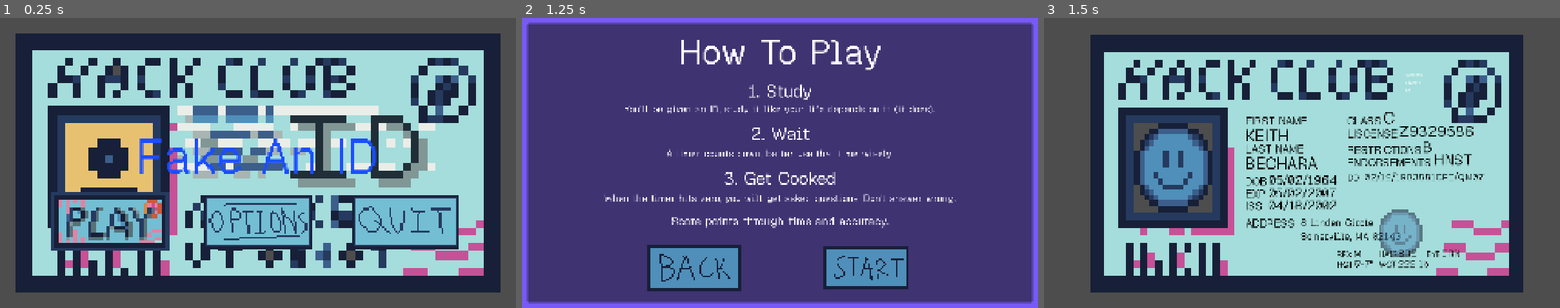
Above: before the commit, frames 1-3 (left to right).
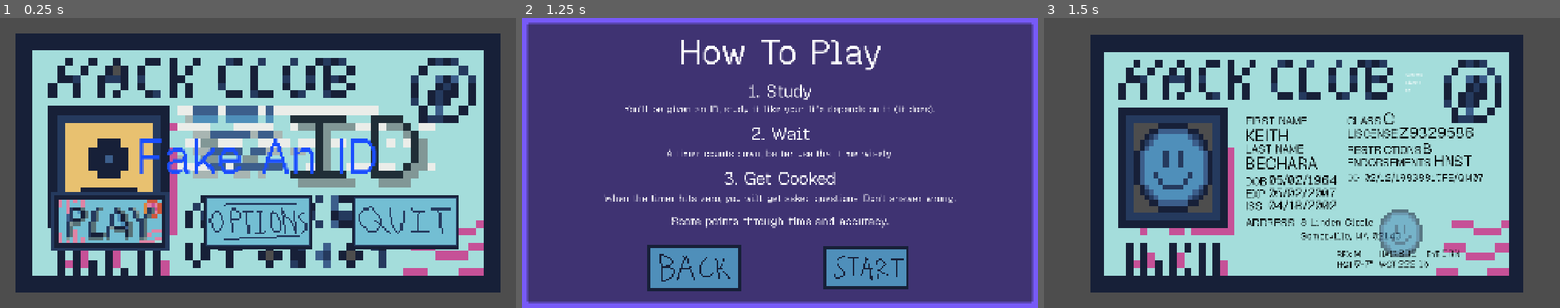
Above: after the commit, the same moments.

Repository: itstntcraft123/fake-an-id
Game: Godot game, scene res://scenes/main_menu.tscn
The game is run twice, just before and just after one commit, with the same random seed, the same clock (stepped at 60 frames per second) and the same inputs.
Inputs:
- Up to frame 1 (0.25 s): no input
- Up to frame 2 (1.25 s): click "[color=#ffffff00]> [/color][c…" at 0.5 s
- Up to frame 3 (1.5 s): click "[color=#ffffff00]> [/color][c…" at 1.25 s

Frames 1-2 are identical in both runs. In frame 3, 1.2% of the frame differs, in the area x 39-86%, y 32-78%.

Commit message:
changed some positionings
now id card looks more aligned

Diff:
--- a/scenes/game.tscn
+++ b/scenes/game.tscn
@@ -51,9 +51,9 @@
 [node name="DriversClass" type="Label" parent="UI/IDCard/DriversClassLabel" unique_id=2102863602]
 layout_mode = 0
 offset_left = 134.0
-offset_top = -24.0
+offset_top = -20.0
 offset_right = 937.0
-offset_bottom = 55.0
+offset_bottom = 59.0
 theme_override_colors/font_color = Color(0, 0, 0, 1)
 theme_override_font_sizes/font_size = 60
 text = "[class]"
@@ -140,9 +140,9 @@
 
 [node name="DDLabel" type="Label" parent="UI/IDCard" unique_id=676266183]
 layout_mode = 0
-offset_left = 1130.0
+offset_left = 1129.0
 offset_top = 573.0
-offset_right = 1315.0
+offset_right = 1314.0
 offset_bottom = 626.0
 theme_override_colors/font_color = Color(0, 0, 0, 1)
 theme_override_font_sizes/font_size = 32
@@ -151,9 +151,9 @@
 [node name="DD" type="Label" parent="UI/IDCard/DDLabel" unique_id=2147450604]
 layout_mode = 0
 offset_left = 63.0
-offset_top = -5.0
+offset_top = -3.0
 offset_right = 445.0
-offset_bottom = 74.0
+offset_bottom = 76.0
 theme_override_colors/font_color = Color(0, 0, 0, 1)
 theme_override_font_sizes/font_size = 36
 text = "[dd] [dd] [dd] [dd] [dd]"
@@ -161,9 +161,9 @@
 [node name="AddressLabel" type="Label" parent="UI/IDCard" unique_id=377110202]
 layout_mode = 0
 offset_left = 751.0
-offset_top = 738.0
+offset_top = 736.0
 offset_right = 1063.0
-offset_bottom = 791.0
+offset_bottom = 789.0
 theme_override_colors/font_color = Color(0, 0, 0, 1)
 theme_override_font_sizes/font_size = 40
 text = "ADDRESS"
@@ -190,9 +190,9 @@
 [node name="LicenseNo" type="Label" parent="UI/IDCard/LicenseLabel" unique_id=954225392]
 layout_mode = 0
 offset_left = 190.0
-offset_top = -19.0
+offset_top = -14.0
 offset_right = 466.0
-offset_bottom = 60.0
+offset_bottom = 65.0
 theme_override_colors/font_color = Color(0, 0, 0, 1)
 theme_override_font_sizes/font_size = 55
 text = "[liscense]"
@@ -210,9 +210,9 @@
 [node name="Endorcements" type="Label" parent="UI/IDCard/EndorsementsLabel" unique_id=142407552]
 layout_mode = 0
 offset_left = 322.0
-offset_top = -20.0
+offset_top = -15.0
 offset_right = 719.0
-offset_bottom = 59.0
+offset_bottom = 64.0
 theme_override_colors/font_color = Color(0, 0, 0, 1)
 theme_override_font_sizes/font_size = 55
 text = "[endorcement]"
@@ -230,9 +230,9 @@
 [node name="Restrictions" type="Label" parent="UI/IDCard/RestrictionsLabel" unique_id=1954596060]
 layout_mode = 0
 offset_left = 280.0
-offset_top = -19.0
+offset_top = -14.0
 offset_right = 677.0
-offset_bottom = 60.0
+offset_bottom = 65.0
 theme_override_colors/font_color = Color(0, 0, 0, 1)
 theme_override_font_sizes/font_size = 55
 text = "[restri.]"
--- a/scenes/quiz.tscn
+++ b/scenes/quiz.tscn
@@ -25,6 +25,7 @@
 [node name="Title" type="Label" parent="CenterContainer/VBoxContainer" unique_id=194180587]
 unique_name_in_owner = true
 layout_mode = 2
+text = "quiz time :D"
 
 [node name="ProgressLabel" type="Label" parent="CenterContainer/VBoxContainer" unique_id=1941312438]
 unique_name_in_owner = true
